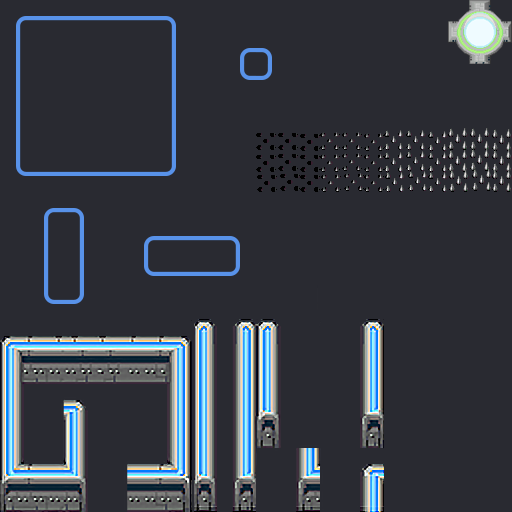
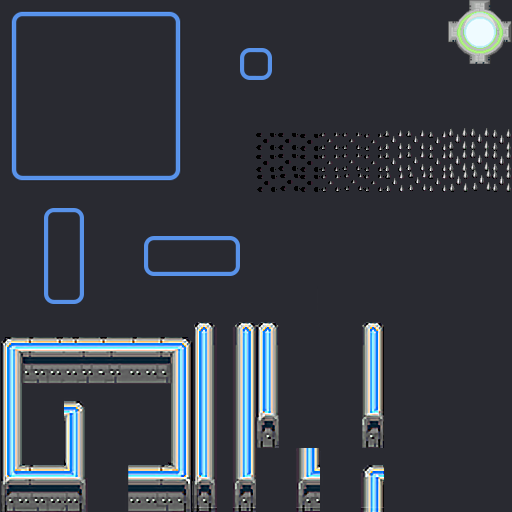
Layers edited between the first and the second 512×512 image:
painted on "Muros" over [0, 144, 385, 512]
painted on "Capa 10" over [10, 10, 182, 182]
